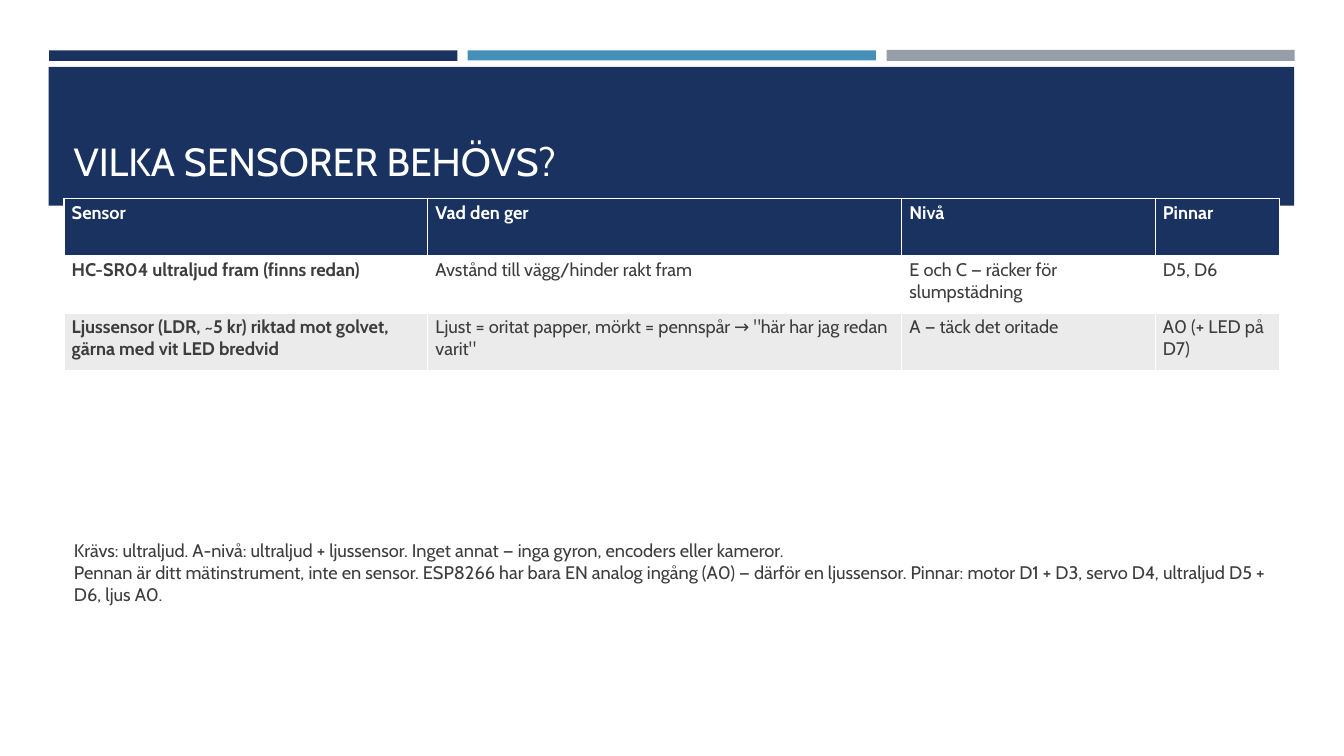
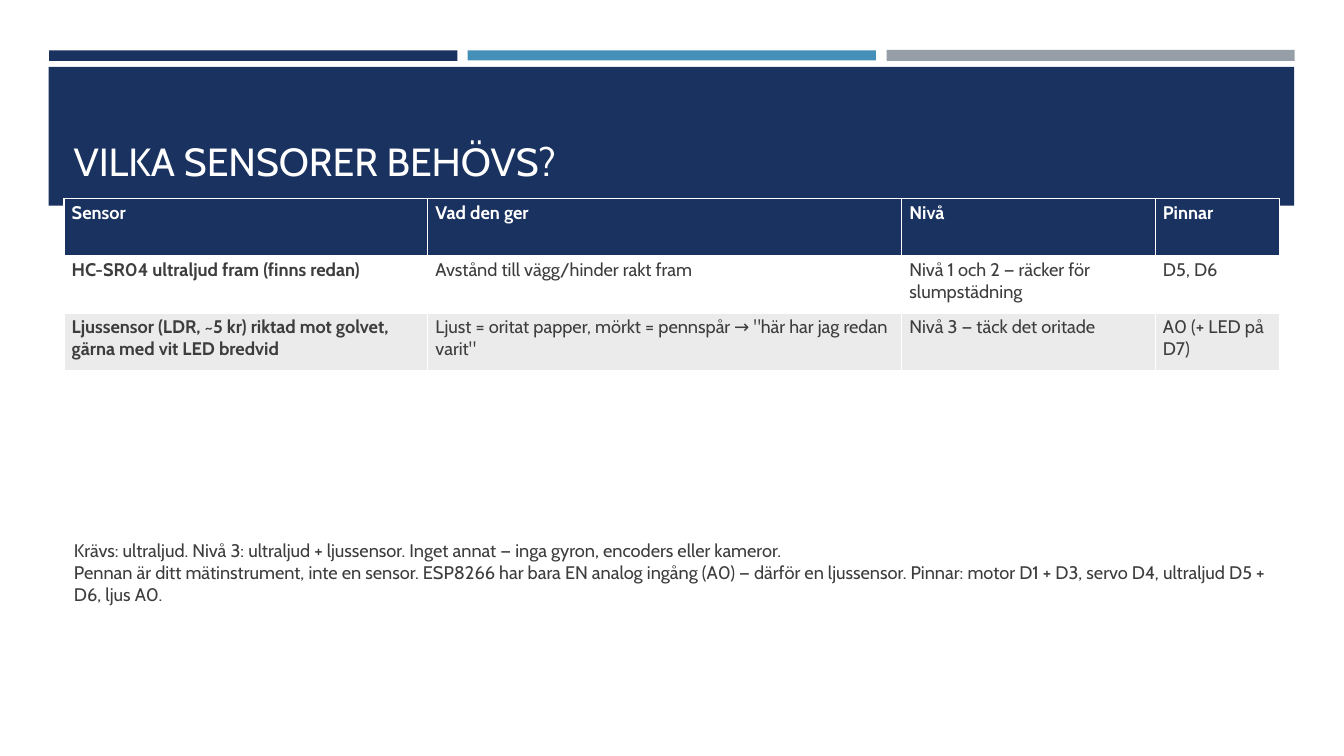
Before and after one commit to abbjetmus/ROS2, a slide deck: slide 7 of Driverbot250s-ROS2.pptx. Drawn at 1344x756 pixels with LibreOffice and Linux fonts; fonts in the diff are those of the drawing. Boxes give left, top, right and bottom in pixels: in the first picture for what was removed or moved away, otherwise in the second. Text is boxed around its words. In the diff, an @@ line names an element or a change of style, - is before the commit and + after.

```diff
--- a/Driverbot250s-ROS2.pptx
+++ b/Driverbot250s-ROS2.pptx
@@ table at (x1=65, y1=199, x2=1281, y2=371) @@
-row 2, column 3: E och C — räcker för slumpstädning
+row 2, column 3: Nivå 1 och 2 — räcker för slumpstädning
-row 3, column 3: A — täck det oritade
+row 3, column 3: Nivå 3 — täck det oritade
@@ text at (x1=74, y1=543, x2=781, y2=562): text changed @@
-Krävs: ultraljud. A-nivå: ultraljud + ljussensor. Inget annat — inga gyron, encoders eller kameror.
+Krävs: ultraljud. Nivå 3: ultraljud + ljussensor. Inget annat — inga gyron, encoders eller kameror.
```
Also in this commit, not shown: 6 other slides changed.
